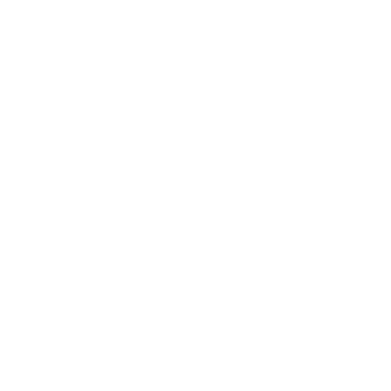
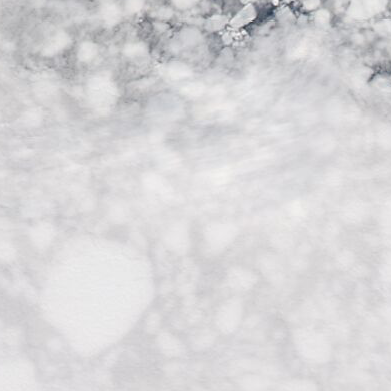
Comparing the layer stacks of the two 391px x 391px images. Changes:
added layer "036_baffin_bay_100km_20210602.aqua.truecolor.250m" above "Background" over [0, 0, 391, 391]
